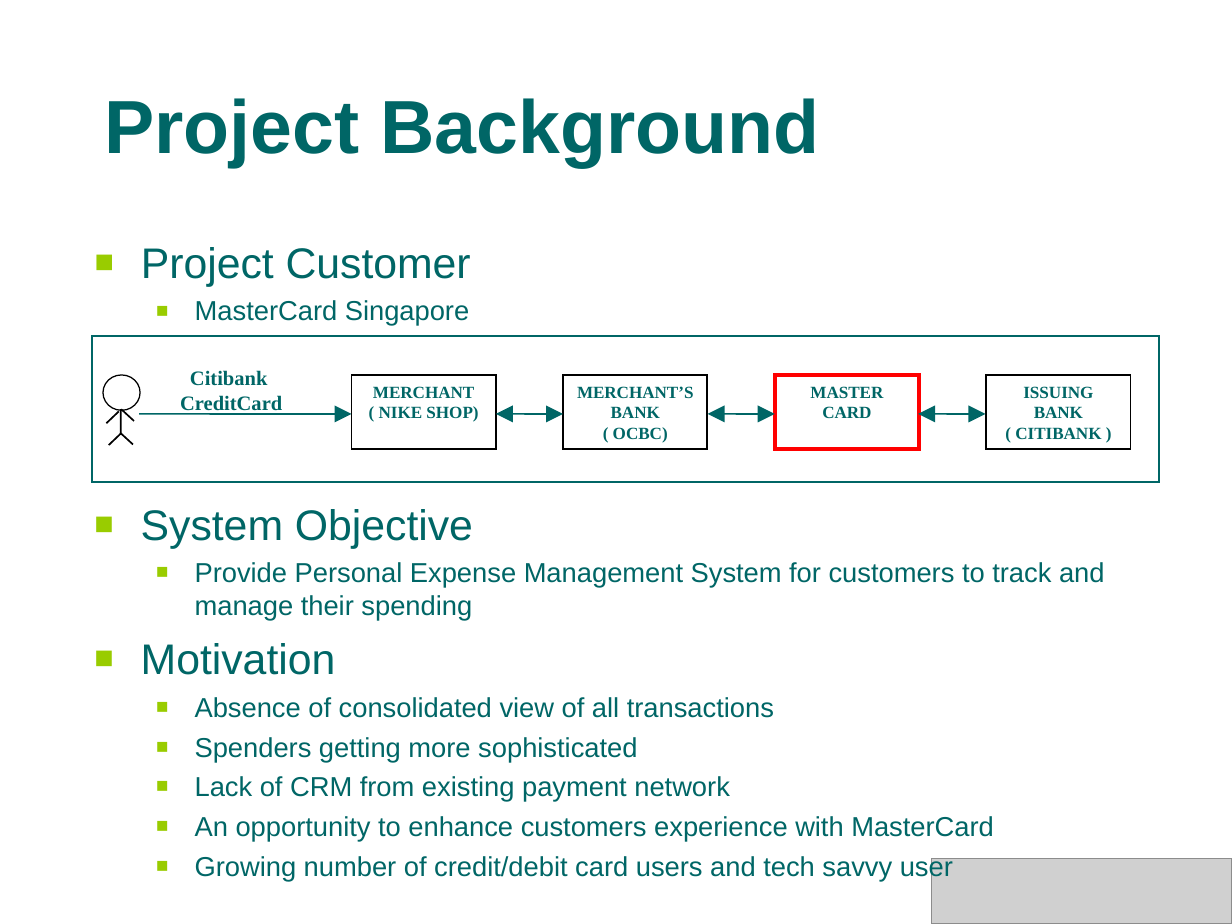
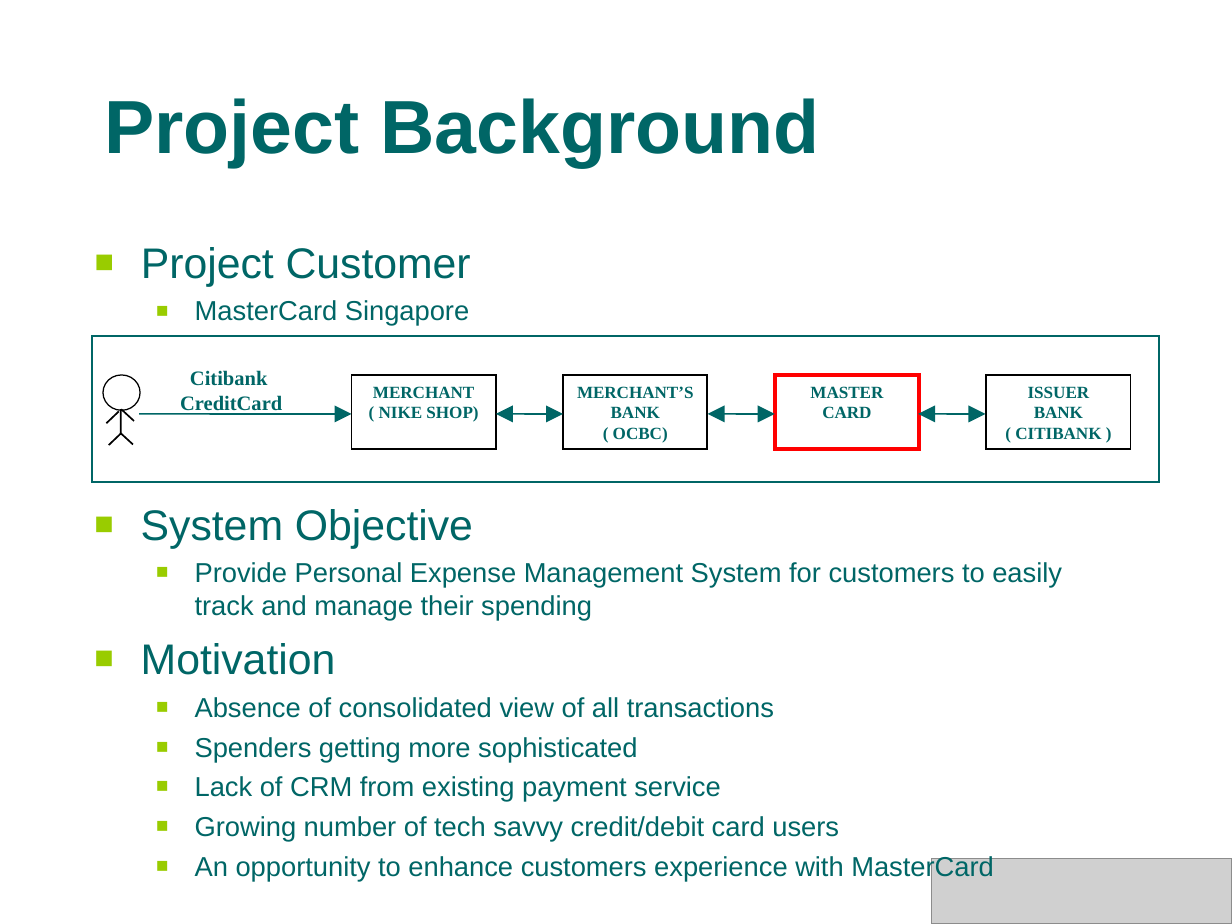
Before and after one commit to s4kshya/leezdr-repository, a slide deck: slide 4 of Exam Paper/MTECH_PROJ/Presentation/phase1_v2.ppt (slide 3 before the commit). Drawn at 1232x924 pixels with LibreOffice and Linux fonts; fonts in the diff are those of the drawing; grey boxes stand for pictures; background and template pictures are left out. Boxes give left, top, right and bottom in pixels: in the first picture for what was removed or moved away, otherwise in the second. Text is boxed around its words. In the diff, an @@ line names an element or a change of style, - is before the commit and + after.

```diff
--- a/Exam Paper/MTECH_PROJ/Presentation/phase1_v2.ppt
+++ b/Exam Paper/MTECH_PROJ/Presentation/phase1_v2.ppt
@@ text in rectangle at (1015, 386, 1101, 439): text changed @@
-ISSUING
-BANK
-( CITIBANK )
+ISSUER
+BANK
+( CITIBANK )
@@ text at (195, 562, 1062, 621): text changed @@
-  ■ Provide Personal Expense Management System for customers to track and manage their spending
+  ■ Provide Personal Expense Management System for customers to easily track and manage their spending
@@ text at (195, 776, 839, 842): text changed @@
-  ■ Lack of CRM from existing payment network
+  ■ Lack of CRM from existing payment service
+  ■ Growing number of tech savvy credit/debit card users
@@ text at (195, 854, 953, 881): paragraph removed @@
-  ■ Growing number of credit/debit card users and tech savvy user
```
Also in this commit, not shown: 13 other slides changed, 18 slides added, 3 other files.
